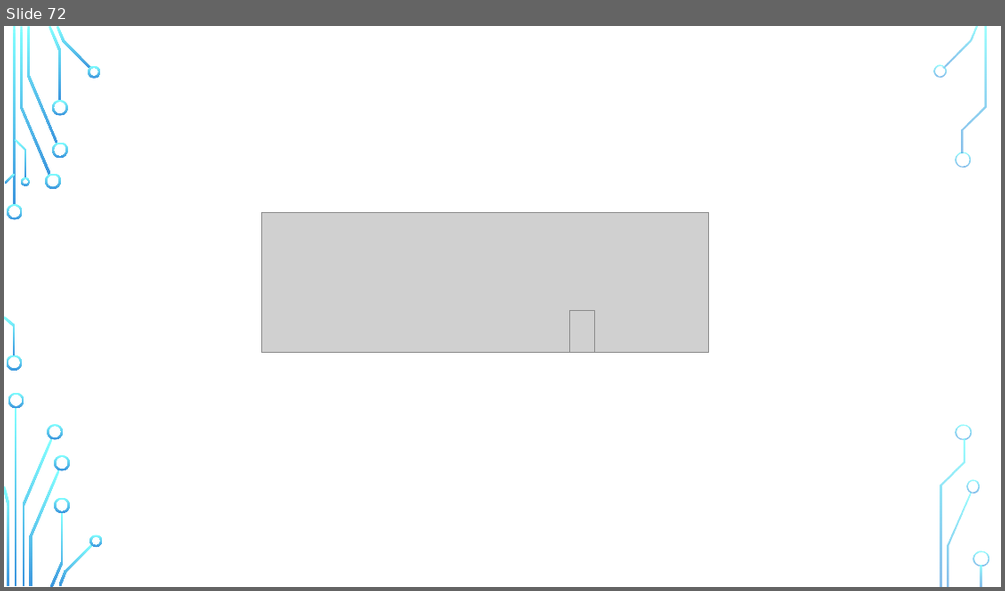
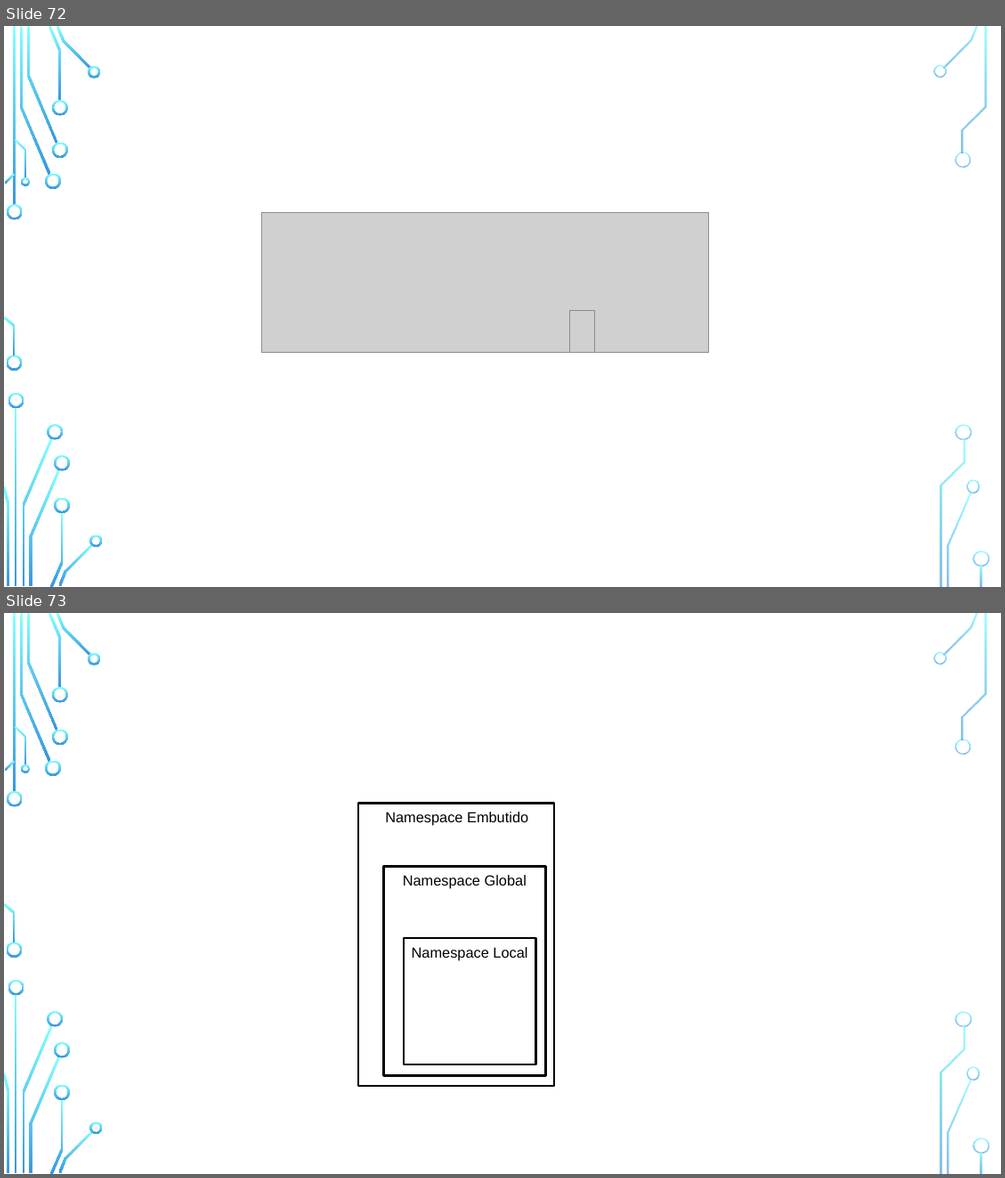
Before and after one commit to zz4fap/python-programming, a slide deck: figures/C126_figures.pptx. Shown one above the other, each under a label of ours: slide 72 before the commit, slides 72 and 73 after it. The pictures are 1005x591 and 1005x1178 pixels, drawn with LibreOffice and Linux fonts; fonts in the diff are those of the drawing; grey boxes stand for pictures; background and template pictures are left out. Boxes give left, top, right and bottom in pixels: in the first picture for what was removed or moved away, otherwise in the second. Text is boxed around its words. In the diff, an @@ line names an element or a change of style, - is before the commit and + after.

```diff
--- a/figures/C126_figures.pptx
+++ b/figures/C126_figures.pptx
@@ slide 73 added at [4, 613, 1001, 1174], background picture (left out); not listed: 36 template elements that a slide beside it also shows @@
@@ group added at [358, 803, 554, 1086]: 3 rectangles, 3 texts @@
+Namespace Global
+Namespace Embutido
+Namespace Local
```
Also in this commit, not shown: 1 slide changed, 4 other files.
